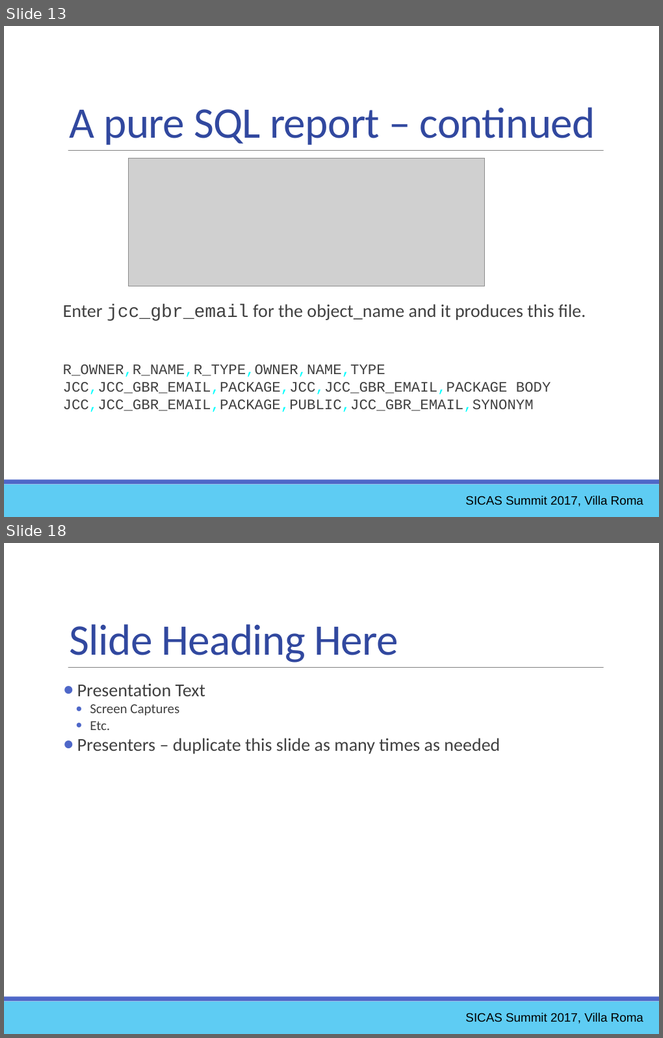
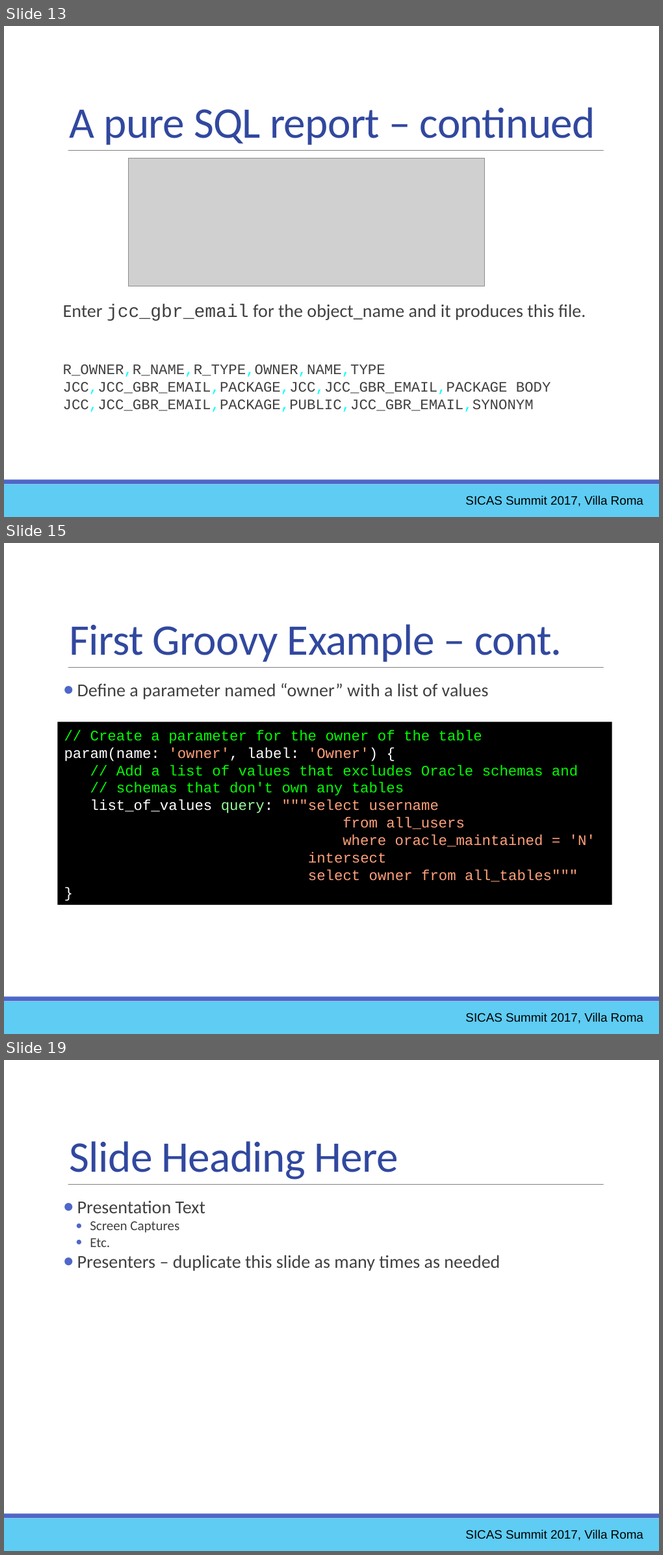
Before and after one commit to ewcole/simple_report, a slide deck: docs/SICAS_2017/Cole_Drop-In Reporting with Groovy.pptx. Shown one above the other, each under a label of ours: slides 13 and 18 before the commit, slides 13, 15 and 19 after it; the slides between them are not shown. The pictures are 663x1038 and 663x1555 pixels, drawn with LibreOffice and Linux fonts; fonts in the diff are those of the drawing; grey boxes stand for pictures. Boxes give left, top, right and bottom in pixels: in the first picture for what was removed or moved away, otherwise in the second. Text is boxed around its words. In the diff, an @@ line names an element or a change of style, - is before the commit and + after.

Commit message:
Complete slides for first groovy example

```diff
--- a/docs/SICAS_2017/Cole_Drop-In Reporting with Groovy.pptx
+++ b/docs/SICAS_2017/Cole_Drop-In Reporting with Groovy.pptx
@@ slide 15 added at [4,543,659,1034], background #FFFFFF; not listed: 3 template elements that a slide beside it also shows @@
@@ text added at [70,624,562,662], 48 pt, text #31489F @@
+First Groovy Example – cont.
@@ text added at [77,683,489,700], 20 pt, text #404040 @@
+● Define a parameter named “owner” with a list of values
@@ rectangle added at [58,722,612,904], fill #000000, 16 pt, text #00FF00 @@
+// Create a parameter for the owner of the table
+param(name: 'owner', label: 'Owner') {
+// Add a list of values that excludes Oracle schemas and
+// schemas that don't own any tables
+list_of_values query: """select username
+from all_users
+where oracle_maintained = 'N'
+intersect
+select owner from all_tables"""
+}
@@ text added at [466,1013,644,1024], 13.5 pt, text #000000 @@
+SICAS Summit 2017, Villa Roma
@@ what was slide 18 is now slide 19 @@
```
Also in this commit, not shown: 3 slides changed, 1 other slide added, 1 slide removed, 1 other file.
